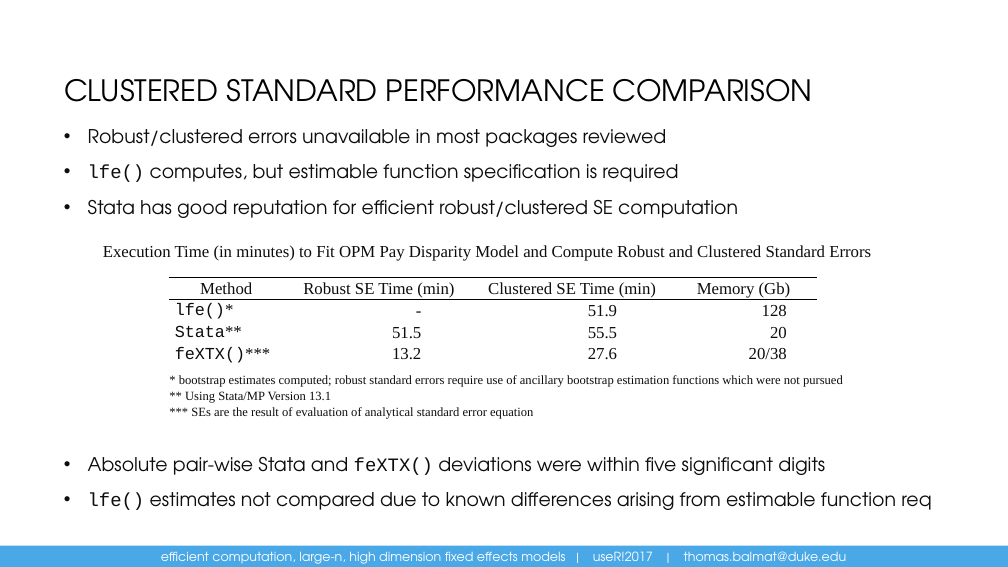
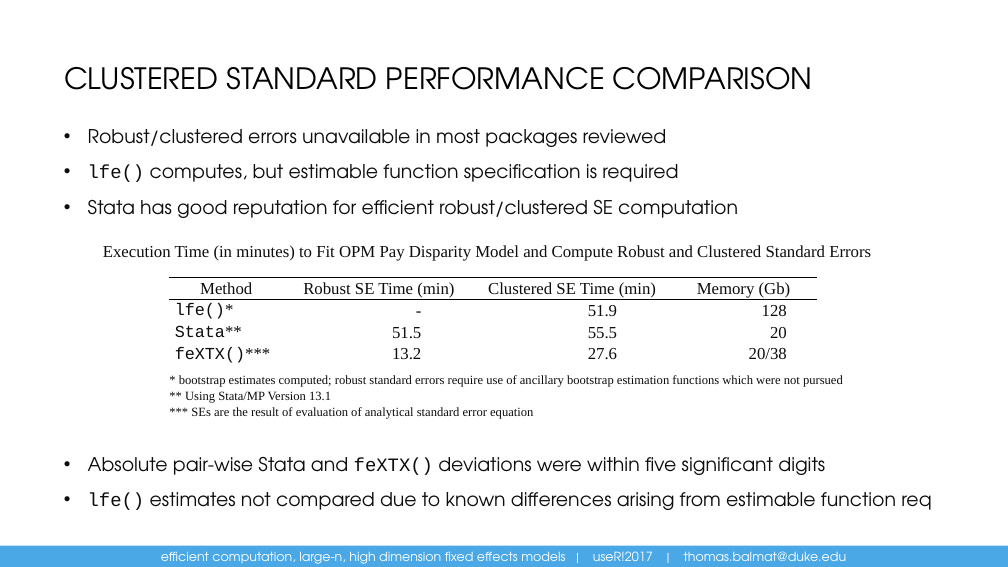
Before and after one commit to DukeSynthProj/FixedEffectsSolutionResources, a slide deck: slide 29 of EfficientComputationFixedEffectsRConference.pptx. Drawn at 1008x567 pixels with LibreOffice and Linux fonts; fonts in the diff are those of the drawing. Boxes give left, top, right and bottom in pixels: in the first picture for what was removed or moved away, otherwise in the second. Text is boxed around its words. In the diff, an @@ line names an element or a change of style, - is before the commit and + after.

```diff
--- a/EfficientComputationFixedEffectsRConference.pptx
+++ b/EfficientComputationFixedEffectsRConference.pptx
@@ title "CLUSTERED STANDARD PERFORMANCE COMPARISON" at <box>64,67,812,90</box>: vertical alignment bottom to top @@
```
Also in this commit, not shown: 3 other slides changed.
